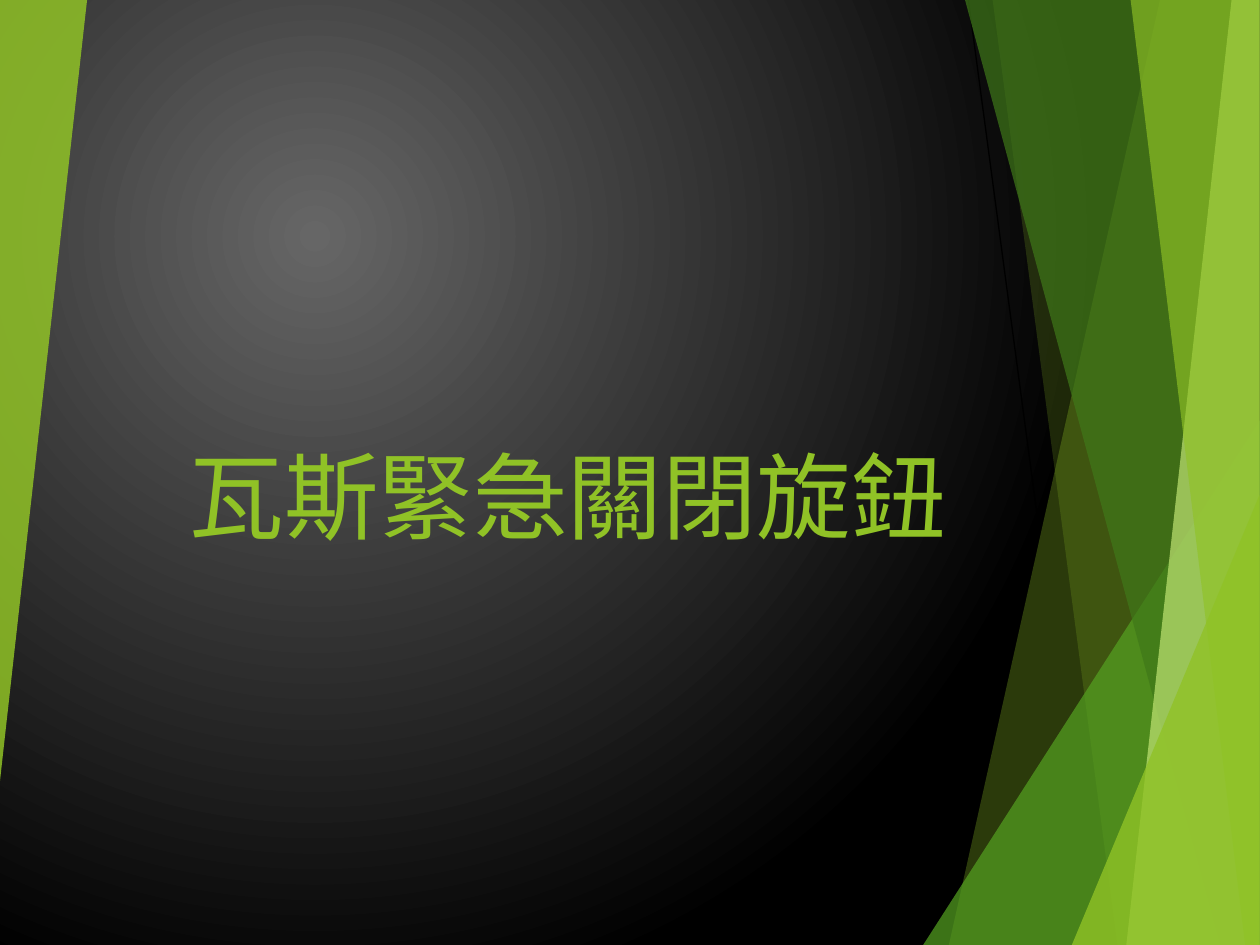
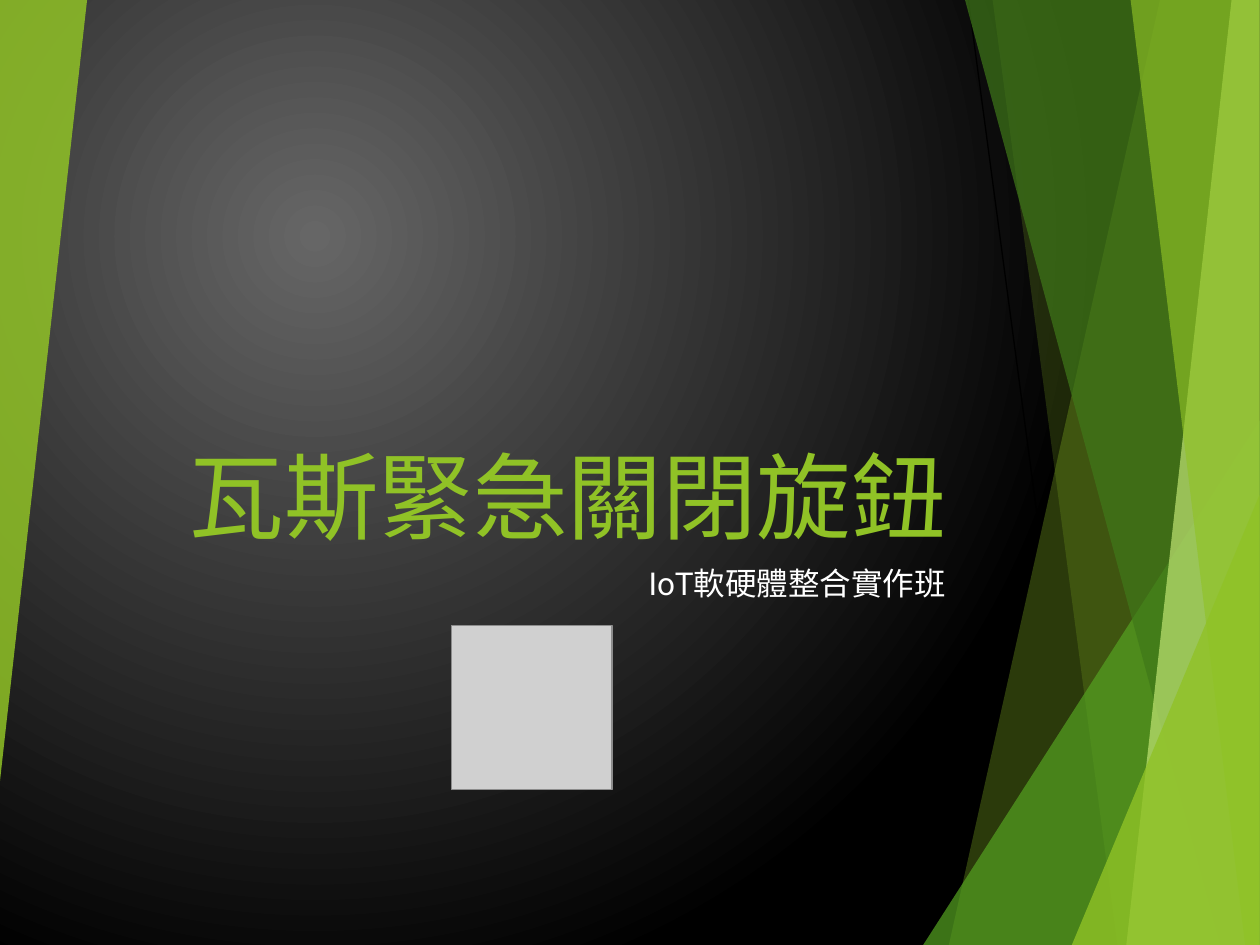
Before and after one commit to pupipaoo/Project-Gas-Emergency-switch, a slide deck: slide 1 of PPT/GasEmergenceSwitch.pptx. Drawn at 1260x945 pixels with LibreOffice and Linux fonts; fonts in the diff are those of the drawing; grey boxes stand for pictures. Boxes give left, top, right and bottom in pixels: in the first picture for what was removed or moved away, otherwise in the second. Text is boxed around its words. In the diff, an @@ line names an element or a change of style, - is before the commit and + after.

```diff
--- a/PPT/GasEmergenceSwitch.pptx
+++ b/PPT/GasEmergenceSwitch.pptx
@@ subtitle added at (649, 568, 946, 598), 18 pt, text #FFFFFF @@
+IoT軟硬體整合實作班
@@ picture added at (451, 626, 611, 790) @@
```
Also in this commit, not shown: 6 other slides changed.
